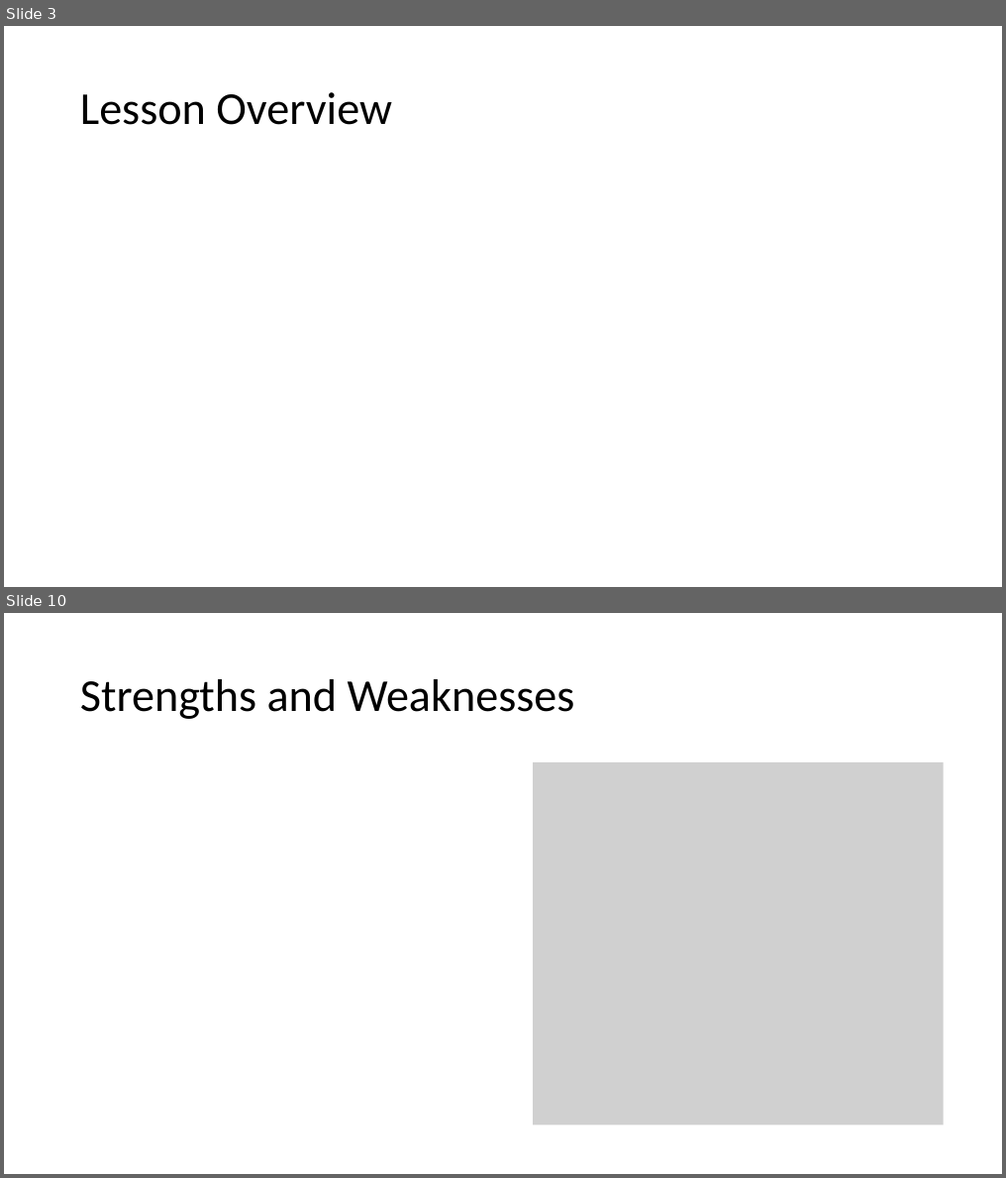
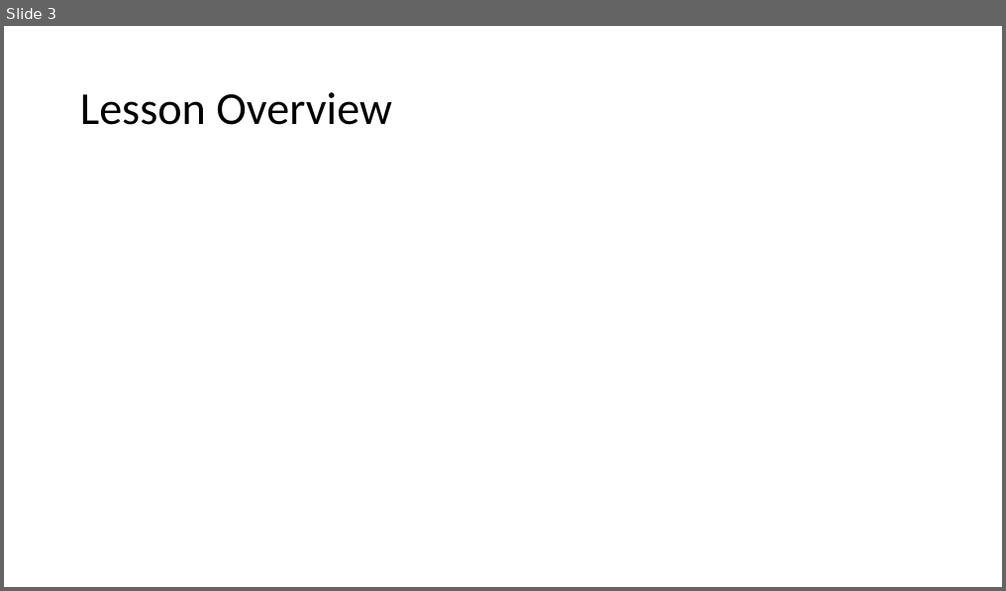
Before and after one commit to nbv3/math465_tsne, a slide deck: math465_tsne.pptx. Shown one above the other, each under a label of ours: slides 3 and 10 before the commit, slide 3 after it; the slides between them are not shown. The pictures are 1006x1178 and 1006x591 pixels, drawn with LibreOffice and Linux fonts; fonts in the diff are those of the drawing; grey boxes stand for pictures. Boxes give left, top, right and bottom in pixels: in the first picture for what was removed or moved away, otherwise in the second. Text is boxed around its words. In the diff, an @@ line names an element or a change of style, - is before the commit and + after.

```diff
--- a/math465_tsne.pptx
+++ b/math465_tsne.pptx
@@ slide 10 removed at (4, 613, 1002, 1174), background #FFFFFF @@
@@ title removed at (80, 679, 575, 719) @@
-Strengths and Weaknesses
@@ picture removed at (533, 762, 943, 1126) @@
```
Also in this commit, not shown: 4 slides changed, 3 slides added, 2 other slides removed.
